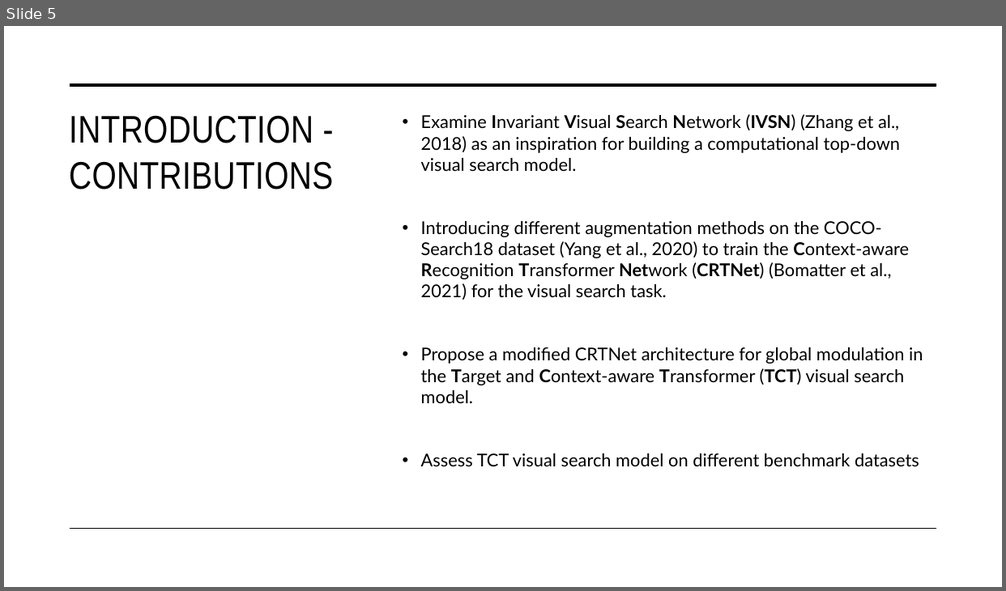
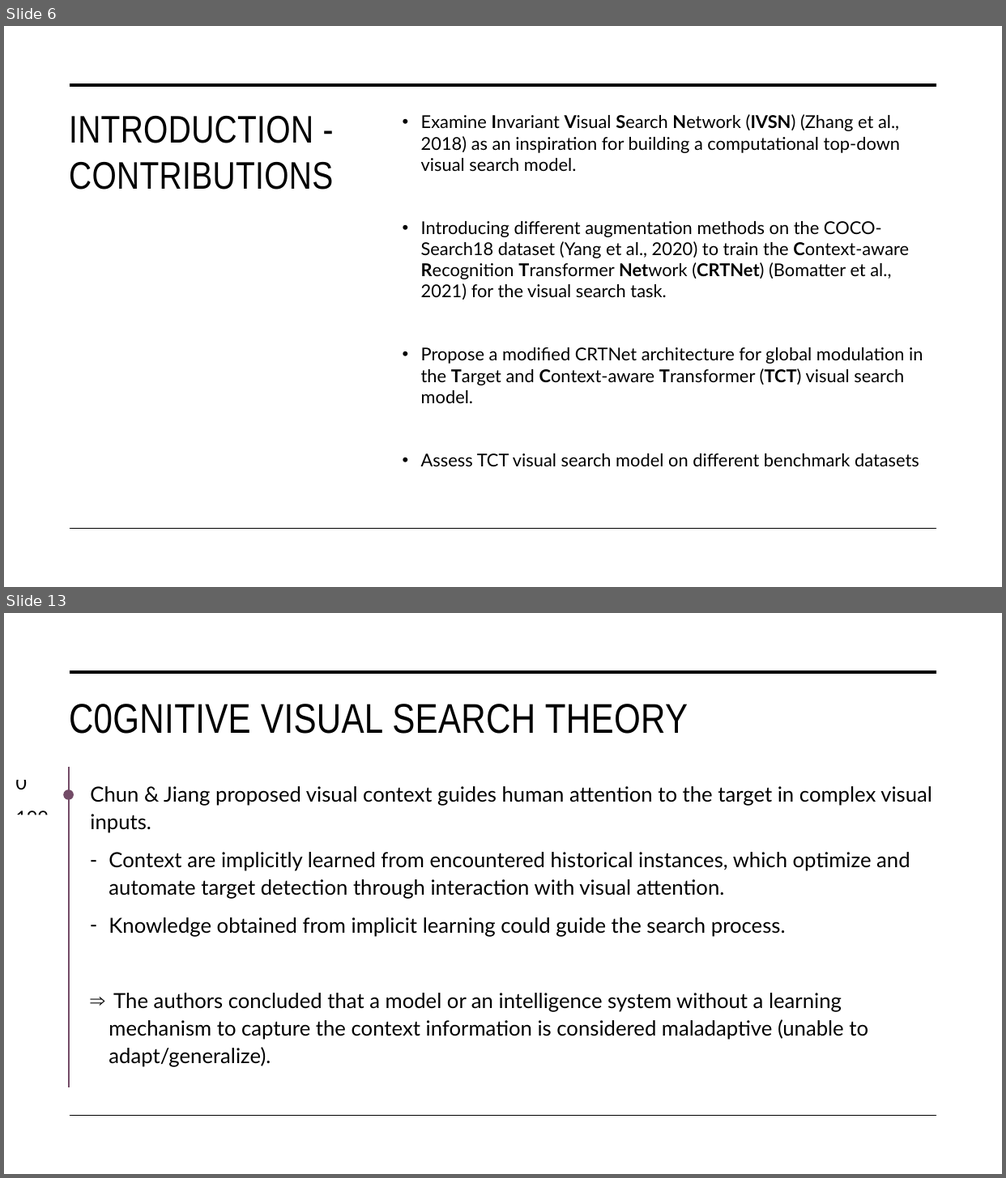
Before and after one commit to tuanisworkingonsomeprojects/TCT-visual-search, a slide deck: Presentation/FYP_NguyenTuan_Presentation.pptx. Shown one above the other, each under a label of ours: slide 5 before the commit, slides 6 and 13 after it; the slides between them are not shown. The pictures are 1006x591 and 1006x1178 pixels, drawn with LibreOffice and Linux fonts; fonts in the diff are those of the drawing. Boxes give left, top, right and bottom in pixels: in the first picture for what was removed or moved away, otherwise in the second. Text is boxed around its words. In the diff, an @@ line names an element or a change of style, - is before the commit and + after.

```diff
--- a/Presentation/FYP_NguyenTuan_Presentation.pptx
+++ b/Presentation/FYP_NguyenTuan_Presentation.pptx
@@ slide 13 added at [4, 613, 1002, 1174], background #FFFFFF @@
@@ text added at [9, 613, 63, 904], 18 pt, text #000000 @@
+1980
+1980
+1984
+1994
+1998
+2018
+2021
@@ rectangle added at [13, 613, 63, 780], fill #FFFFFF @@
@@ line added from (70, 672) to (937, 672), #000000 3.5 pt @@
@@ title added at [69, 704, 688, 734], 40 pt, text #000000 @@
+C0GNITIVE VISUAL SEARCH THEORY
@@ text added at [9, 746, 63, 776], 18 pt, text #000000 @@
+1980
@@ line added from (68, 766) to (68, 1088), #734B67 1.5 pt @@
@@ ellipse added at [63, 790, 74, 800], fill #734B67 @@
@@ text added at [90, 786, 932, 1067], 20 pt, text #000000 @@
+Chun & Jiang proposed visual context guides human attention to the target in complex visual inputs.
+– Context are implicitly learned from encountered historical instances, which optimize and automate target detection through interaction with visual attention.
+– Knowledge obtained from implicit learning could guide the search process.
+⇒ The authors concluded that a model or an intelligence system without a learning mechanism to capture the context information is considered maladaptive (unable to adapt/generalize).
@@ rectangle added at [13, 815, 63, 1095], fill #FFFFFF @@
@@ line added from (70, 1116) to (937, 1116), #000000 1 pt @@
@@ what was slide 5 is now slide 6 @@
```
Also in this commit, not shown: 1 slide changed, 32 other slides added, 1 slide removed, 4 other files.
